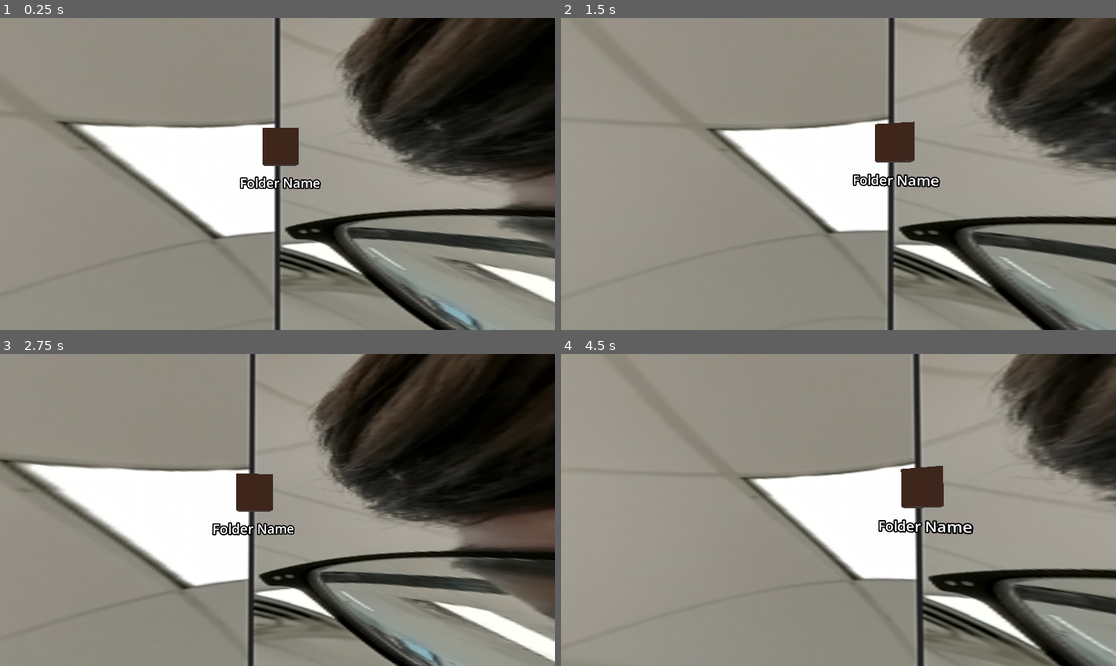
Above: before the commit, frames 1-4 (two rows, left to right).
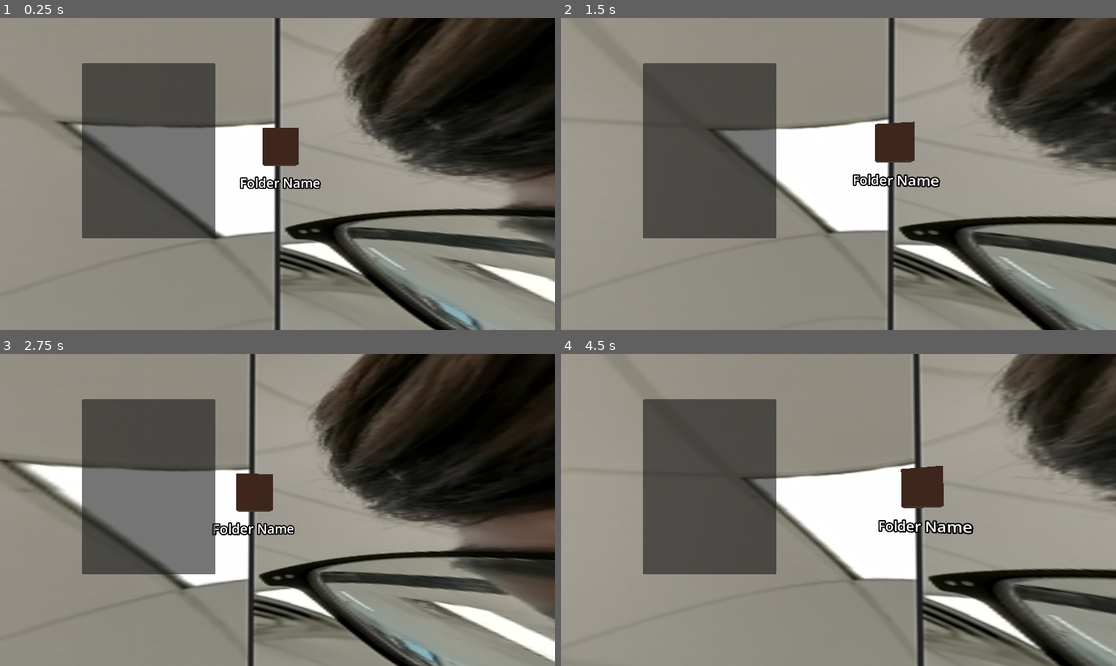
Above: after the commit, the same moments.

Repository: KobiWare/Feiler-File-Manager-2.0
Game: Godot game, scene res://scenes/main.tscn
Same seed, same stepped clock (60 frames per second), same inputs: the game is played once before the commit and once after it.
Inputs (mouse positions are in pixels of both pictures, inside the frame that each line leads up to):
- Up to frame 1 (0.25 s): no input
- Up to frame 2 (1.5 s): tap Enter (ui_accept) at 0.5, 0.77, 1.25 s; move the mouse to (866, 174) at 0.52 s; hold Up (ui_up) from 0.53 s (still down); tap Q at 0.6 s; move the mouse to (810, 174) at 1.27 s; tap E at 1.35 s
- Up to frame 3 (2.75 s): keep holding Up (ui_up); tap Enter (ui_accept) at 1.52, 2 s; move the mouse to (288, 503) at 2.02 s; tap Shift at 2.1 s
- Up to frame 4 (4.5 s): keep holding Up (ui_up); tap Enter (ui_accept) at 2.75, 3.02, 3.5, 3.77, 4.25 s; move the mouse to (832, 516) at 2.77 s; tap Alt at 2.85 s; move the mouse to (877, 513) at 3.52 s; tap Q at 3.6 s; move the mouse to (794, 506) at 4.27 s; tap E at 4.35 s

The runs differ from the first frame. In frame 1, 13% of the frame differs, in the area x 14-39%, y 14-71%; in frame 2, 13%; in frame 3, 13%; in frame 4, 13%.

Commit message:
almost implement dropdown

Diff:
--- a/scenes/FileCollision.gd
+++ /dev/null
@@ -1,16 +0,0 @@
-extends Area3D
-
-var output = []
-
-func _on_mouse_entered():
-	print("mouse entered")
-	pass # Replace with function body.
-
-func _on_mouse_exited():
-	print("mouse exited")
-
-
-func _on_input_event(camera, event, position, normal, shape_idx):
-	print("input event", event.button_mask)
-	#OS.execute("CMD.exe", ["/C", "cd C:/ && START powershell.exe"], output, true, true)
-	print(output)
--- a/scenes/main.tscn
+++ b/scenes/main.tscn
@@ -1,9 +1,10 @@
-[gd_scene load_steps=11 format=3 uid="uid://c717h4sbifgmo"]
+[gd_scene load_steps=12 format=3 uid="uid://c85jyldumg3rf"]
 
 [ext_resource type="Script" path="res://scripts/movementAndRotation.gd" id="1_l4jme"]
-[ext_resource type="Script" path="res://scenes/FileCollision.gd" id="2_up1xc"]
+[ext_resource type="Script" path="res://scripts/FileCollision.gd" id="2_1y7to"]
 [ext_resource type="Texture2D" uid="uid://muhcsmfrkmhe" path="res://assets/Annotation 2023-03-30 094236.png" id="3_4liih"]
 [ext_resource type="Script" path="res://scripts/panosky.gd" id="4_xrmy2"]
+[ext_resource type="Script" path="res://scripts/filesDropdown.gd" id="5_1eix7"]
 
 [sub_resource type="SphereShape3D" id="SphereShape3D_w8rvq"]
 
@@ -32,21 +33,20 @@
 [node name="CollisionShape3D" type="CollisionShape3D" parent="CharacterBody3D"]
 shape = SubResource("SphereShape3D_w8rvq")
 
-[node name="Folder" type="StaticBody3D" parent="."]
+[node name="File" type="Area3D" parent="."]
 transform = Transform3D(-1, 0, -8.74228e-08, 0, 1, 0, 8.74228e-08, 0, -1, 0, -1.27585, 4.9104)
+script = ExtResource("2_1y7to")
 
-[node name="MeshInstance3D" type="MeshInstance3D" parent="Folder"]
+[node name="MeshInstance3D" type="MeshInstance3D" parent="File"]
 transform = Transform3D(-1, 0, -8.74228e-08, 0, 1, 0, 8.74228e-08, 0, -1, -1.20007e-06, 2, 11)
 mesh = SubResource("BoxMesh_sq4gk")
+skeleton = NodePath("")
 
-[node name="Area3D" type="Area3D" parent="Folder"]
-script = ExtResource("2_up1xc")
-
-[node name="CollisionShape3D" type="CollisionShape3D" parent="Folder/Area3D"]
+[node name="CollisionShape3D" type="CollisionShape3D" parent="File"]
 transform = Transform3D(-1, 0, -8.74228e-08, 0, 1, 0, 8.74228e-08, 0, -1, -1.20007e-06, 1.99901, 11)
 shape = SubResource("BoxShape3D_b4xj5")
 
-[node name="Label3D" type="Label3D" parent="Folder/Area3D"]
+[node name="Label3D" type="Label3D" parent="File"]
 transform = Transform3D(-1, 0, -8.74228e-08, 0, 1, 0, 8.74228e-08, 0, -1, -1.20007e-06, 0.971506, 11)
 pixel_size = 0.0121
 text = "Folder Name"
@@ -55,6 +55,13 @@
 environment = SubResource("Environment_1025o")
 script = ExtResource("4_xrmy2")
 
-[connection signal="input_event" from="Folder/Area3D" to="Folder/Area3D" method="_on_input_event"]
-[connection signal="mouse_entered" from="Folder/Area3D" to="Folder/Area3D" method="_on_mouse_entered"]
-[connection signal="mouse_exited" from="Folder/Area3D" to="Folder/Area3D" method="_on_mouse_exited"]
+[node name="ItemList" type="ItemList" parent="."]
+offset_left = 170.0
+offset_top = 94.0
+offset_right = 447.0
+offset_bottom = 458.0
+script = ExtResource("5_1eix7")
+
+[connection signal="input_event" from="File" to="File" method="_on_input_event"]
+[connection signal="mouse_entered" from="File" to="File" method="_on_mouse_entered"]
+[connection signal="mouse_exited" from="File" to="File" method="_on_mouse_exited"]
--- a/scripts/Directory.gd
+++ b/scripts/Directory.gd
@@ -13,11 +13,13 @@
 	# Size in MB
 	# TODO:
 	var size
+	var dir
 
-	func _init(name, type):
+	func _init(name, type, dir):
 		self.name = name
 		self.type = type
 		self.size = 1
+		self.dir = dir
 
 # includes folders too
 var filesInDirectory = []
@@ -32,15 +34,15 @@
 		while file_name != "":
 			if dir.current_is_dir():
 
-				filesInDirectory.push_back(File.new(file_name, 1))
+				filesInDirectory.push_back(File.new(file_name, 1, path + file_name))
 			else:
 				var file_type = (file_name.rsplit("."))
 				file_type = file_type[file_type.size() - 1]
 				match file_type:
 					"exe":
-						filesInDirectory.push_back(File.new(file_name, 2))
+						filesInDirectory.push_back(File.new(file_name, 2, path + file_name))
 					_:
-						filesInDirectory.push_back(File.new(file_name, 0))
+						filesInDirectory.push_back(File.new(file_name, 0, path + file_name))
 			file_name = dir.get_next()
 	else:
 		print("An error occurred when trying to access the path.")
--- /dev/null
+++ b/scripts/FileCollision.gd
@@ -0,0 +1,38 @@
+extends Area3D
+
+var output = []
+var lastClick
+
+# File class
+var file
+var FilesDropdown = preload("filesDropdown.gd")
+
+# This will be initialized by the fileDroppedDown
+func _init(file):
+	self.file = file
+
+func _on_mouse_entered():
+	print("mouse entered")
+	pass # Replace with function body.
+
+func _on_mouse_exited():
+	print("mouse exited")
+
+
+func _on_input_event(camera, event, position, normal, shape_idx):
+	print("input event", event.button_mask)
+
+	# If any button on the mouse is pressed
+	if(event.button_mask > 0):
+		print("asdasdasdasdasd")
+		# Do this because you can click and drag your mouse around on the object and it will keep on calling this
+		if(event.button_mask != lastClick):
+			# Left click
+			if(event.button_mask == 1):
+				print("left click")
+			# Right click
+			if(event.button_mask == 2):
+				print("new")
+				FilesDropdown.new(file, global_position)
+		lastClick = event.button_mask
+	#OS.execute("CMD.exe", ["/C", "cd C:/ && START powershell.exe"], output, true, true)
--- /dev/null
+++ b/scripts/filesDropdown.gd
@@ -0,0 +1,23 @@
+extends ItemList
+
+var fileRefrence
+var xyPos
+
+func _init(fileRefrence, xyPos):
+	self.fileRefrence = fileRefrence
+	self.xyPos = xyPos
+	set_position(xyPos)
+
+# Called when the node enters the scene tree for the first time.
+func _ready():
+	add_item("Rename")
+	add_item("Open")
+	add_item("Open with...")
+	add_item("Bookmark")
+	add_item("Open In Explorer")
+	pass # Replace with function body.
+
+
+# Called every frame. 'delta' is the elapsed time since the previous frame.
+func _process(delta):
+	pass
